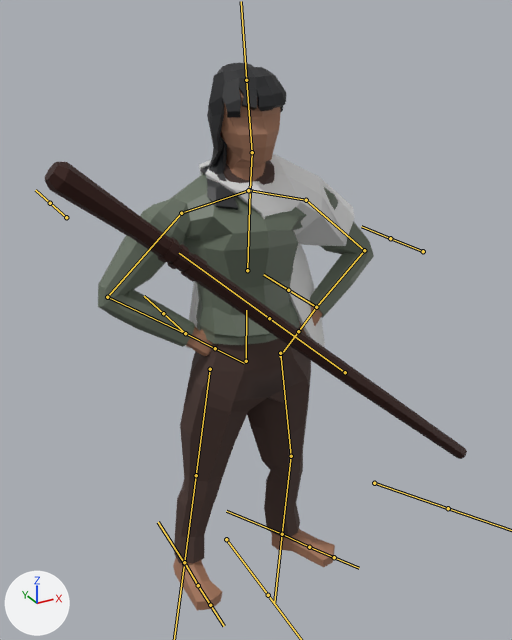
The FBX model Assets/models/mainCharacter/mainCharacterBase.fbx: old version first, new version second.
Rendered twice from a 50 mm lens placed at (-6.03, -11.51, 11.56), pointed at (-0.14, -0.8, 6.2). The axes (+X, +Y, +Z) are drawn at lower left. The lights are the same throughout. Both versions are drawn at frame 1 of the action 'Armature|HandsOnHips'; the numbers are the values there. The bones that bend it are drawn over the model as lines.

The first picture shows 'character.001', 'hair.001', 'sash.001', 'staff.001'.
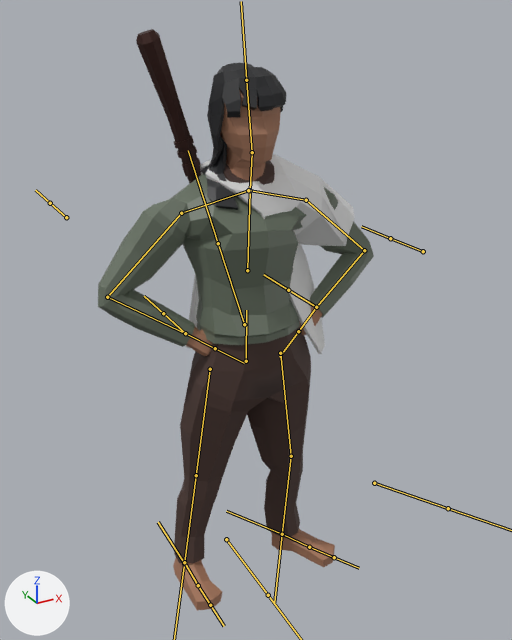
What differs and where, as boxes (x1, y1, x2, y2) in the pictures (512 x 640 px):
'staff.001', posed: before (45, 162, 467, 459); after (136, 29, 201, 184)
bone 'core.001', root to tip: before (345, 372) to (269, 318); after (244, 324) to (218, 243)

The change in detail:
Bone 'core.001' (bone_core_001) moves from (0.55, 0.15, 3.24) to (0.0, 0.0, 0.0).
Bone 'core.001' (bone_core_001) turns from (-1, 1, 32) to (0, 0, 0) degrees about its own x, y and z.
